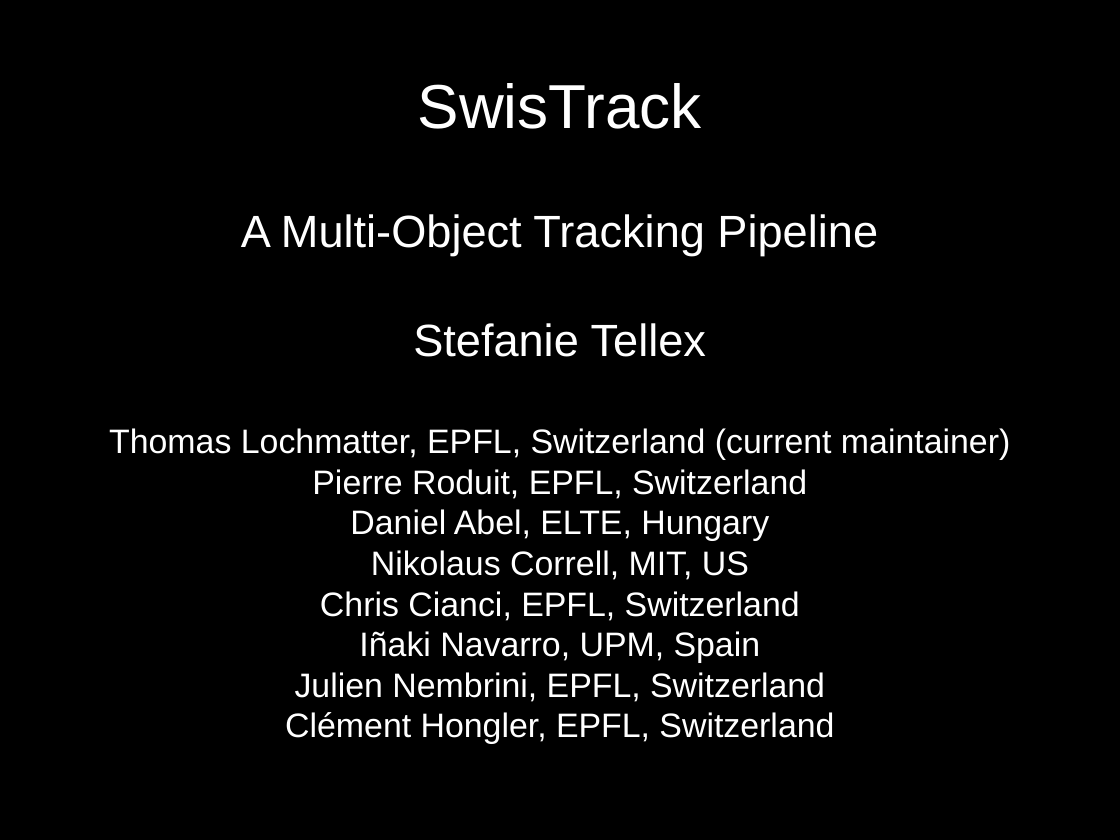
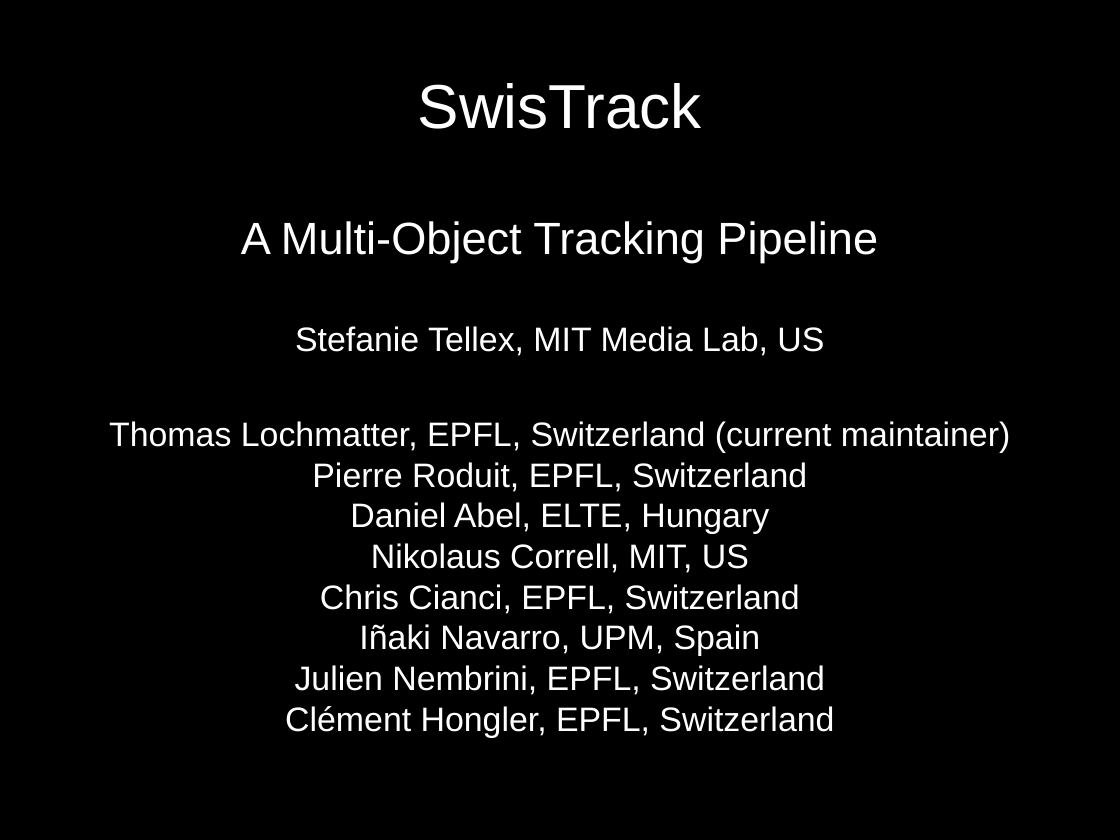
Before and after one commit to d28b/swistrack, a slide deck: slide 1 of Doc/tutorial.stefie10.06.2009/tutorialSlides.odp. Drawn at 1120x840 pixels with LibreOffice and Linux fonts; fonts in the diff are those of the drawing. Boxes give left, top, right and bottom in pixels: in the first picture for what was removed or moved away, otherwise in the second. Text is boxed around its words. In the diff, an @@ line names an element or a change of style, - is before the commit and + after.

```diff
--- a/Doc/tutorial.stefie10.06.2009/tutorialSlides.odp
+++ b/Doc/tutorial.stefie10.06.2009/tutorialSlides.odp
@@ subtitle at (295, 326, 824, 356): text changed; size 32 to 24 pt @@
-Stefanie Tellex
+Stefanie Tellex, MIT Media Lab, US
```
Also in this commit, not shown: 10 slides added, 1 slide removed, 3 other files.
